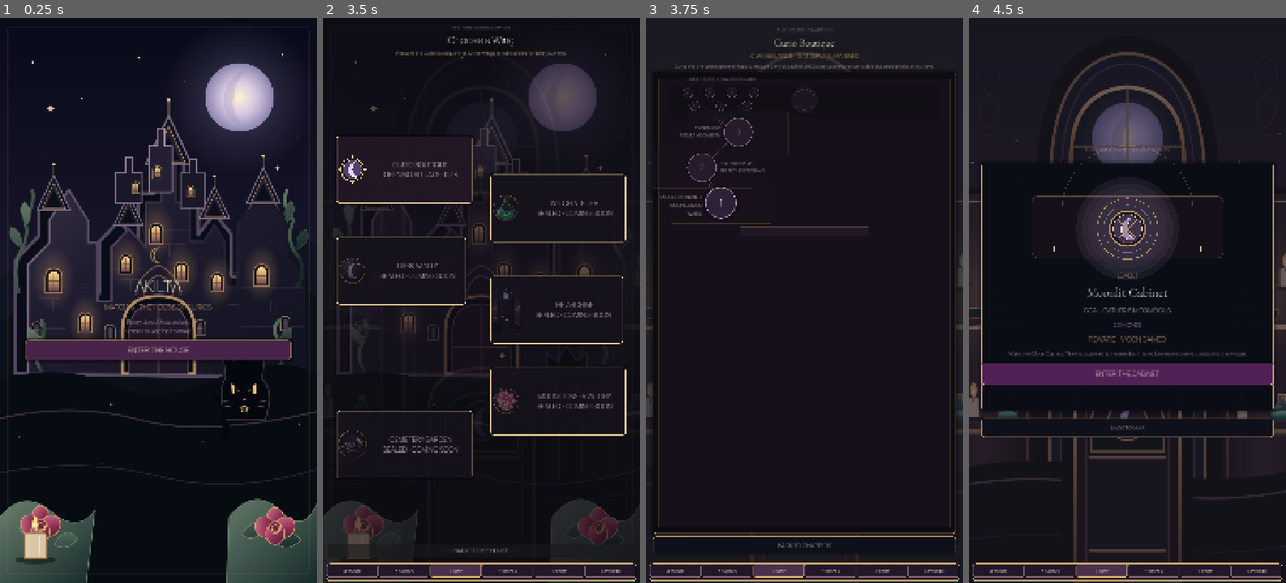
Above: before the commit, frames 1-4 (left to right).
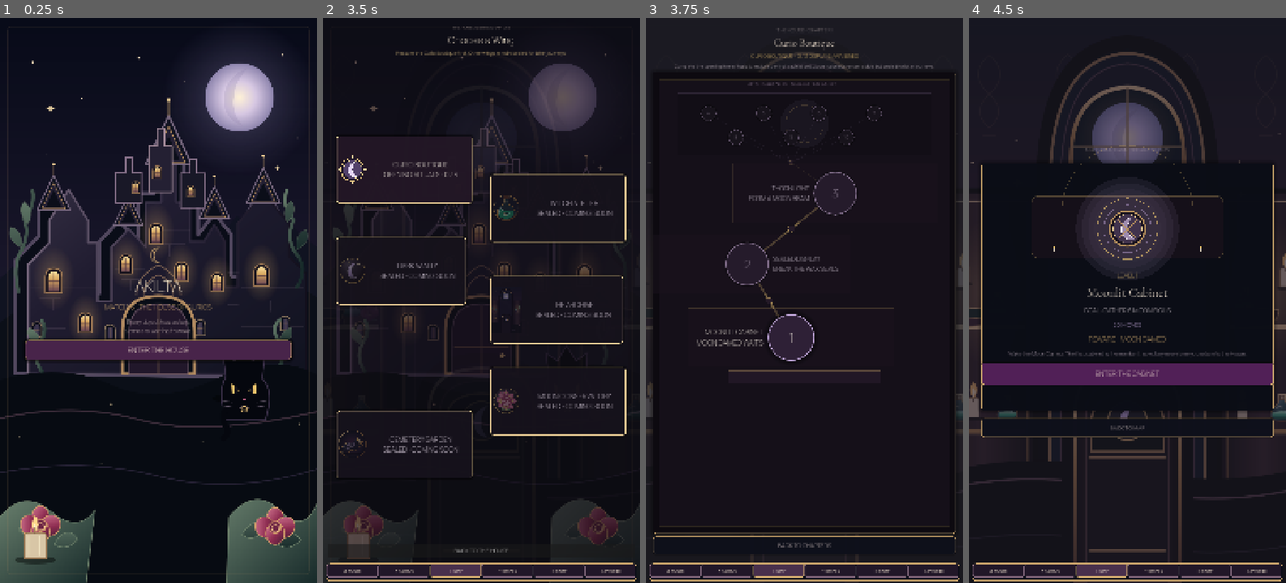
Above: after the commit, the same moments.

Repository: Jay-prodesign/akilta-match3
Game: Godot game, scene res://src/app/app_bootstrap.tscn
The game is run twice, just before and just after one commit, with the same random seed, the same clock (stepped at 60 frames per second) and the same inputs.
Inputs:
- Up to frame 1 (0.25 s): no input
- Up to frame 2 (3.5 s): click "ENTER THE HOUSE" at 0.5 s; click "RELIQUARY · 0 / 3" at 1.25 s; click "⌂ HOUSE" at 2 s; click "OPEN CURIO MAP" at 2.75 s
- Up to frame 3 (3.75 s): click "CURIO BOUTIQUE OPENING RITUAL…" at 3.5 s
- Up to frame 4 (4.5 s): click "1" at 4.25 s

Frames 1-2 are identical in both runs. In frame 3, 4.7% of the frame differs, in the area x 2-97%, y 10-91%; in frame 4, nothing differs.

Commit message:
Give the authored opening route full chapter-map visual weight

Diff:
--- a/src/ui/map/chapter_route_view.gd
+++ b/src/ui/map/chapter_route_view.gd
@@ -10,9 +10,9 @@
 
 @export var canonical_level_cap: int = 1
 @export var visible_route_levels: int = 10
-@export var route_width: float = 460.0
-@export var top_margin: float = 120.0
-@export var bottom_margin: float = 38.0
+@export var route_width: float = 940.0
+@export var top_margin: float = 320.0
+@export var bottom_margin: float = 160.0
 
 var progress
 var _level_buttons: Dictionary = {}
@@ -44,17 +44,17 @@
 	_level_labels.clear()
 	_centers.clear()
 
-	var content_height := 480.0
+	var content_height := 1060.0
 	custom_minimum_size = Vector2(route_width, content_height)
 	size = custom_minimum_size
 
 	var future_caption := Label.new()
 	future_caption.name = "FutureCabinetsCaption"
-	future_caption.position = Vector2(70.0, 12.0)
-	future_caption.size = Vector2(route_width - 140.0, 34.0)
+	future_caption.position = Vector2(route_width * 0.12, 24.0)
+	future_caption.size = Vector2(route_width * 0.76, 44.0)
 	future_caption.text = "UPPER CABINETS · SEALED FOR LATER"
 	future_caption.horizontal_alignment = HORIZONTAL_ALIGNMENT_CENTER
-	future_caption.add_theme_font_size_override("font_size", 14)
+	future_caption.add_theme_font_size_override("font_size", 18)
 	future_caption.add_theme_color_override("font_color", Color("#A993AE"))
 	add_child(future_caption)
 
@@ -64,7 +64,7 @@
 
 		var button := Button.new()
 		button.name = "Level%d" % level_number
-		var diameter := 108.0 if level_number == 1 else (100.0 if level_number <= 3 else 36.0)
+		var diameter := 160.0 if level_number == 1 else (148.0 if level_number <= 3 else 52.0)
 		button.position = center - Vector2.ONE * diameter * 0.5
 		button.size = Vector2.ONE * diameter
 		button.focus_mode = Control.FOCUS_ALL
@@ -75,18 +75,18 @@
 
 		var label := Label.new()
 		label.name = "Label%d" % level_number
-		label.size = Vector2(156.0, 64.0)
+		label.size = Vector2(280.0, 88.0)
 		label.vertical_alignment = VERTICAL_ALIGNMENT_CENTER
 		label.autowrap_mode = TextServer.AUTOWRAP_WORD_SMART
-		label.add_theme_font_size_override("font_size", 17 if level_number == 1 else 15)
+		label.add_theme_font_size_override("font_size", 24 if level_number == 1 else 22)
 		label.add_theme_color_override("font_color", BONE if level_number == 1 else Color("#D7CAD9"))
 		label.visible = level_number <= 3
 		var on_right := center.x < route_width * 0.50
 		if on_right:
-			label.position = Vector2(center.x + diameter * 0.60, center.y - 32.0)
+			label.position = Vector2(center.x + diameter * 0.60, center.y - 44.0)
 			label.horizontal_alignment = HORIZONTAL_ALIGNMENT_LEFT
 		else:
-			label.position = Vector2(center.x - diameter * 0.60 - label.size.x, center.y - 32.0)
+			label.position = Vector2(center.x - diameter * 0.60 - label.size.x, center.y - 44.0)
 			label.horizontal_alignment = HORIZONTAL_ALIGNMENT_RIGHT
 		add_child(label)
 		_level_labels[level_number] = label
@@ -99,15 +99,15 @@
 		1:
 			return Vector2(route_width * 0.50, base_y)
 		2:
-			return Vector2(route_width * 0.36, base_y - 120.0)
+			return Vector2(route_width * 0.34, base_y - 250.0)
 		3:
-			return Vector2(route_width * 0.63, base_y - 240.0)
+			return Vector2(route_width * 0.66, base_y - 490.0)
 		_:
 			# Future Levels 4–10 stay visible as one compact sealed cabinet cluster.
 			var future_index := level_number - 4
 			if future_index < 4:
-				return Vector2(117.5 + float(future_index) * 75.0, 68.0)
-			return Vector2(140.0 + float(future_index - 4) * 90.0, 112.0)
+				return Vector2(route_width * (0.20 + float(future_index) * 0.20), 138.0)
+			return Vector2(route_width * (0.30 + float(future_index - 4) * 0.20), 220.0)
 
 func _request(level_number: int) -> void:
 	if level_number <= canonical_level_cap and (progress == null or level_number <= int(progress.highest_level_unlocked)):
@@ -149,11 +149,11 @@
 func _apply_node_style(button: Button, completed: bool, open: bool) -> void:
 	var box := StyleBoxFlat.new()
 	var level_number := int(button.name.trim_prefix("Level"))
-	var radius := 54 if level_number == 1 else (50 if level_number <= 3 else 18)
+	var radius := 80 if level_number == 1 else (74 if level_number <= 3 else 26)
 	box.set_corner_radius_all(radius)
-	box.set_border_width_all(3 if level_number <= 3 else 1)
+	box.set_border_width_all(4 if level_number <= 3 else 1)
 	box.shadow_color = Color(0, 0, 0, 0.46)
-	box.shadow_size = 12 if open else 4
+	box.shadow_size = 18 if open else 5
 	if completed:
 		box.bg_color = Color("#3B2742")
 		box.border_color = GOLD
@@ -169,42 +169,42 @@
 	button.add_theme_stylebox_override("normal", box)
 	var hover_style := box.duplicate() as StyleBoxFlat
 	hover_style.border_color = Color("#F4D995") if open else box.border_color
-	hover_style.shadow_size = 16 if open else 4
+	hover_style.shadow_size = 22 if open else 5
 	button.add_theme_stylebox_override("hover", hover_style)
 	button.add_theme_stylebox_override("focus", hover_style)
 	button.add_theme_stylebox_override("pressed", box)
 	button.add_theme_stylebox_override("disabled", box)
 	button.add_theme_color_override("font_color", BONE if open else Color("#B8A8BC"))
 	button.add_theme_color_override("font_disabled_color", Color("#8D7F93"))
-	button.add_theme_font_size_override("font_size", 34 if level_number == 1 else (29 if level_number <= 3 else 11))
+	button.add_theme_font_size_override("font_size", 46 if level_number == 1 else (40 if level_number <= 3 else 15))
 
 func _draw() -> void:
 	var content := Rect2(Vector2.ZERO, size)
 	draw_rect(content, Color("#0D0A10"), true)
 
-	var wall := Rect2(18.0, 22.0, maxf(0.0, size.x - 36.0), maxf(0.0, size.y - 44.0))
+	var wall := Rect2(22.0, 24.0, maxf(0.0, size.x - 44.0), maxf(0.0, size.y - 48.0))
 	draw_rect(wall, Color("#151019"), true)
 	draw_rect(wall, Color(GOLD, 0.15), false, 2.0)
 
-	var future_zone := Rect2(54.0, 42.0, size.x - 108.0, 112.0)
+	var future_zone := Rect2(size.x * 0.08, 70.0, size.x * 0.84, 210.0)
 	draw_rect(future_zone, Color("#110E15", 0.72), true)
 	draw_rect(future_zone, Color(LILAC, 0.13), false, 1.2)
 
-	var moon_center := Vector2(size.x * 0.50, 92.0)
-	draw_circle(moon_center, 46.0, Color(LILAC, 0.055))
-	draw_arc(moon_center, 35.0, 0.0, TAU, 42, Color(GOLD, 0.20), 1.5)
+	var moon_center := Vector2(size.x * 0.50, 174.0)
+	draw_circle(moon_center, 82.0, Color(LILAC, 0.050))
+	draw_arc(moon_center, 64.0, 0.0, TAU, 52, Color(GOLD, 0.18), 2.0)
 
 	# The authored opening path gets the visual weight. Future content is a compact
 	# sealed cluster, not seven more equally important steps.
 	for level_number in range(1, 3):
 		var a := get_level_center(level_number)
 		var b := get_level_center(level_number + 1)
-		draw_line(a, b, Color(GOLD, 0.46), 4.0, true)
+		draw_line(a, b, Color(GOLD, 0.46), 6.0, true)
 		var p := a.lerp(b, 0.5)
-		draw_circle(p, 8.0, PLUM)
-		draw_arc(p, 8.0, 0.0, TAU, 18, Color(GOLD, 0.52), 1.2)
-
-	var future_hub := Vector2(route_width * 0.50, 166.0)
+		draw_circle(p, 11.0, PLUM)
+		draw_arc(p, 11.0, 0.0, TAU, 18, Color(GOLD, 0.52), 1.8)
+
+	var future_hub := Vector2(route_width * 0.50, 305.0)
 	draw_line(get_level_center(3), future_hub, Color(GOLD, 0.16), 1.8, true)
 	draw_circle(future_hub, 7.0, PLUM)
 	draw_arc(future_hub, 7.0, 0.0, TAU, 18, Color(GOLD, 0.30), 1.2)
@@ -213,11 +213,11 @@
 
 	for level_number in range(1, 4):
 		var center := get_level_center(level_number)
-		var alcove := Rect2(center.x - 170.0, center.y - 70.0, 340.0, 140.0)
+		var alcove := Rect2(center.x - 350.0, center.y - 100.0, 700.0, 200.0)
 		draw_rect(alcove, Color("#1C141F", 0.42), true)
 		draw_rect(alcove, Color(GOLD, 0.12 if level_number > 1 else 0.20), false, 1.3)
 
 	var first_center := get_level_center(1)
-	var threshold := Rect2(size.x * 0.29, first_center.y + 82.0, size.x * 0.42, 30.0)
+	var threshold := Rect2(size.x * 0.25, first_center.y + 112.0, size.x * 0.50, 42.0)
 	draw_rect(threshold, Color("#211725"), true)
 	draw_line(threshold.position, threshold.position + Vector2(threshold.size.x, 0), Color(GOLD, 0.30), 1.7)
